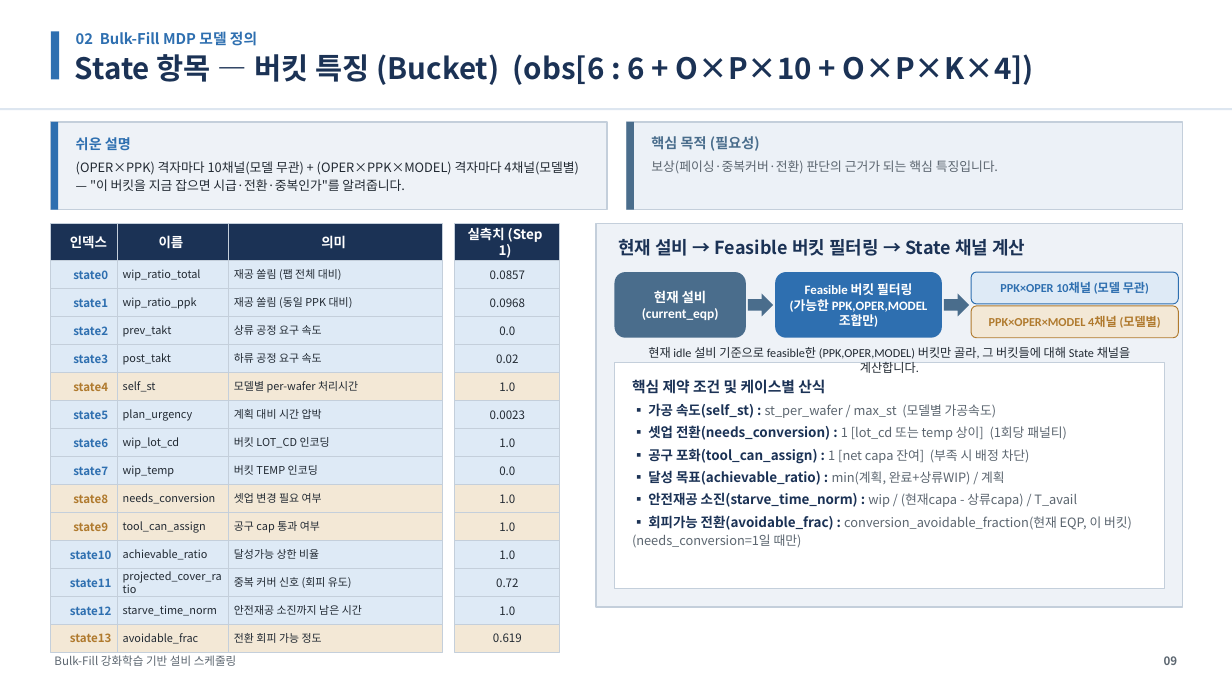
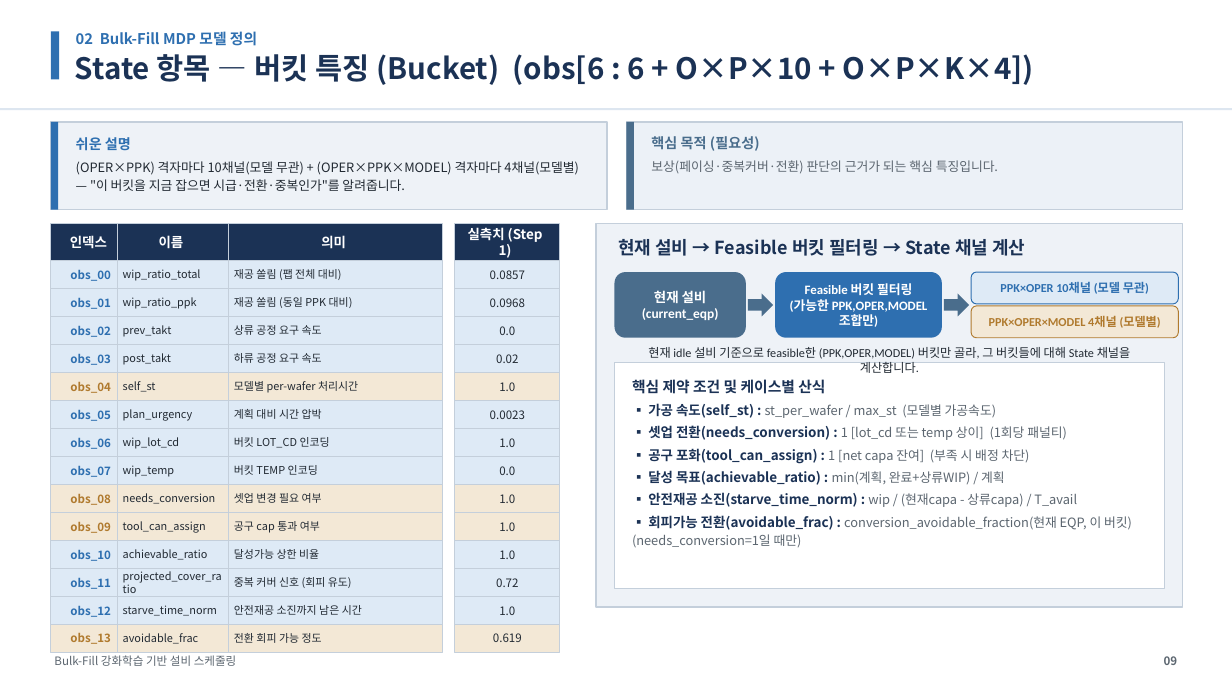
Before and after one commit to relighting123/pjt_scheduling, a slide deck: slide 9 of docs/스케줄링_발표자료.pptx. Drawn at 1232x693 pixels with LibreOffice and Linux fonts; fonts in the diff are those of the drawing. Boxes give left, top, right and bottom in pixels: in the first picture for what was removed or moved away, otherwise in the second. Text is boxed around its words. In the diff, an @@ line names an element or a change of style, - is before the commit and + after.

```diff
--- a/docs/스케줄링_발표자료.pptx
+++ b/docs/스케줄링_발표자료.pptx
@@ text in rectangle at <box>70,269,111,281</box>: text changed @@
-state0
+obs_00
@@ text in rectangle at <box>70,297,111,309</box>: text changed @@
-state1
+obs_01
@@ text in rectangle at <box>70,325,111,337</box>: text changed @@
-state2
+obs_02
@@ text in rectangle at <box>70,353,111,365</box>: text changed @@
-state3
+obs_03
@@ text in rectangle at <box>70,382,111,393</box>: text changed @@
-state4
+obs_04
@@ text in rectangle at <box>70,409,111,421</box>: text changed @@
-state5
+obs_05
@@ text in rectangle at <box>70,437,111,449</box>: text changed @@
-state6
+obs_06
@@ text in rectangle at <box>70,465,111,477</box>: text changed @@
-state7
+obs_07
@@ text in rectangle at <box>70,494,111,505</box>: text changed @@
-state8
+obs_08
@@ text in rectangle at <box>70,522,111,533</box>: text changed @@
-state9
+obs_09
@@ text in rectangle at <box>70,549,111,561</box>: text changed @@
-state10
+obs_10
@@ text in rectangle at <box>70,577,111,589</box>: text changed @@
-state11
+obs_11
@@ text in rectangle at <box>70,605,111,617</box>: text changed @@
-state12
+obs_12
@@ text in rectangle at <box>70,633,111,644</box>: text changed @@
-state13
+obs_13
```
